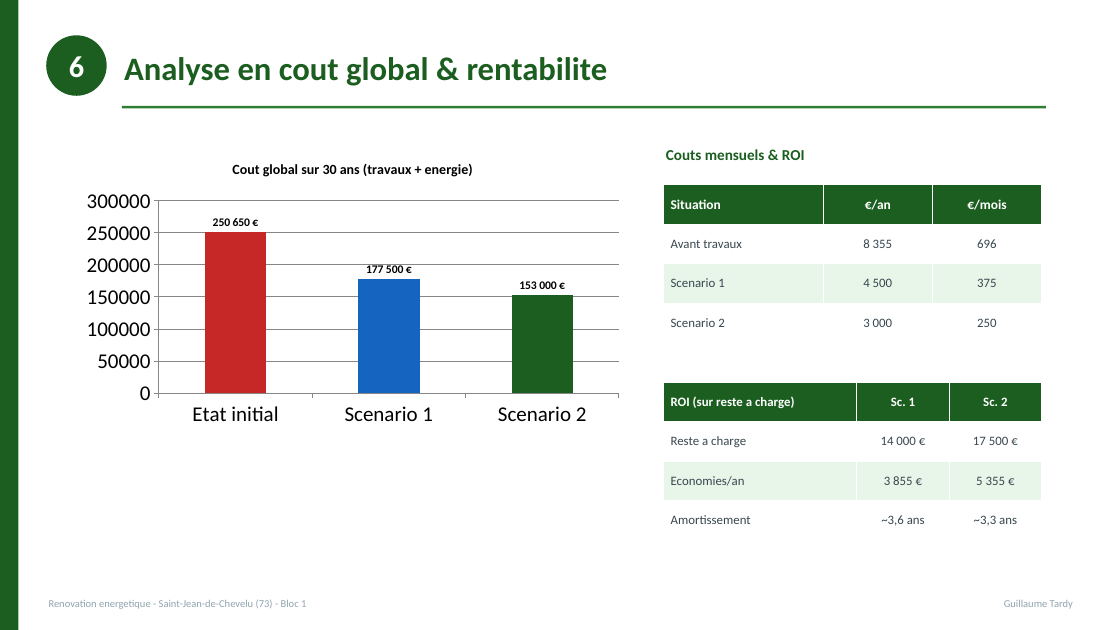
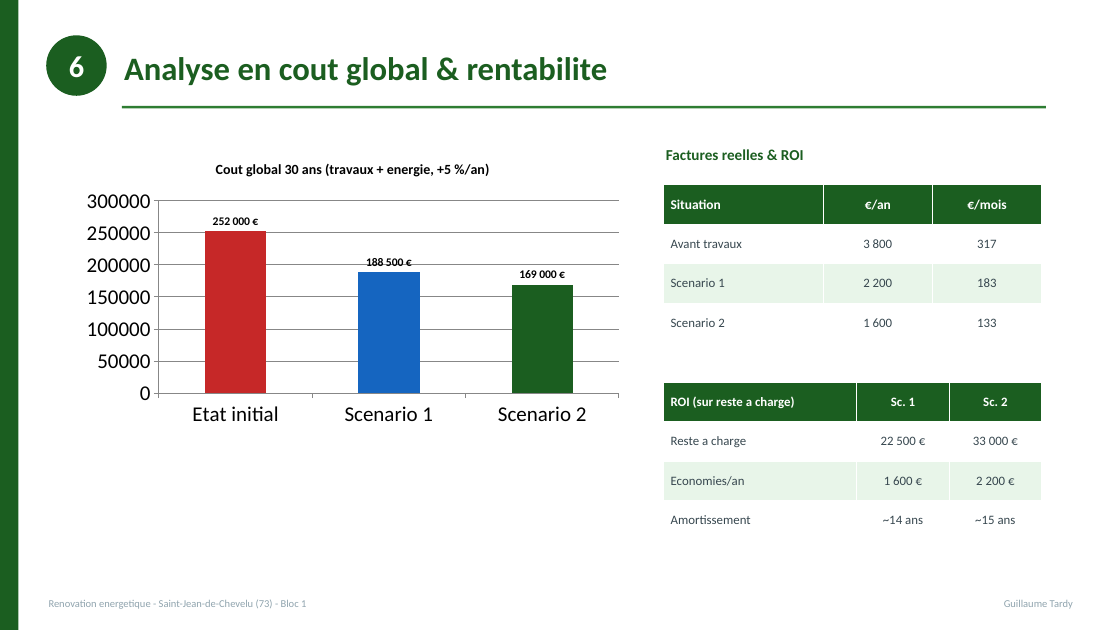
Before and after one commit to guigzT42/licence, a slide deck: slide 20 of Soutenance_Renovation_Saint-Jean-de-Chevelu.pptx. Drawn at 1120x630 pixels with LibreOffice and Linux fonts; fonts in the diff are those of the drawing. Boxes give left, top, right and bottom in pixels: in the first picture for what was removed or moved away, otherwise in the second. Text is boxed around its words. In the diff, an @@ line names an element or a change of style, - is before the commit and + after.

```diff
--- a/Soutenance_Renovation_Saint-Jean-de-Chevelu.pptx
+++ b/Soutenance_Renovation_Saint-Jean-de-Chevelu.pptx
@@ column chart at [76,147,630,433] @@
@@ title "Cout global sur 30 ans (travaux + energie)" to "Cout global 30 ans (travaux + energie, +5 %/an)" @@
@@ Series 1, Etat initial: 250650 to 252000 @@
@@ Series 1, Scenario 1: 177500 to 188500 @@
@@ Series 1, Scenario 2: 153000 to 169000 @@
@@ text at [666,149,804,160]: text changed @@
-Couts mensuels & ROI
+Factures reelles & ROI
@@ table at [664,185,1042,343] @@
-row 2, column 2: 8 355
+row 2, column 2: 3 800
-row 2, column 3: 696
+row 2, column 3: 317
-row 3, column 2: 4 500
+row 3, column 2: 2 200
-row 3, column 3: 375
+row 3, column 3: 183
-row 4, column 2: 3 000
+row 4, column 2: 1 600
-row 4, column 3: 250
+row 4, column 3: 133
@@ table at [664,382,1042,540] @@
-row 2, column 2: 14 000 €
+row 2, column 2: 22 500 €
-row 2, column 3: 17 500 €
+row 2, column 3: 33 000 €
-row 3, column 2: 3 855 €
+row 3, column 2: 1 600 €
-row 3, column 3: 5 355 €
+row 3, column 3: 2 200 €
-row 4, column 2: ~3,6 ans
+row 4, column 2: ~14 ans
-row 4, column 3: ~3,3 ans
+row 4, column 3: ~15 ans
```
Also in this commit, not shown: 4 other slides changed, 1 other file.
